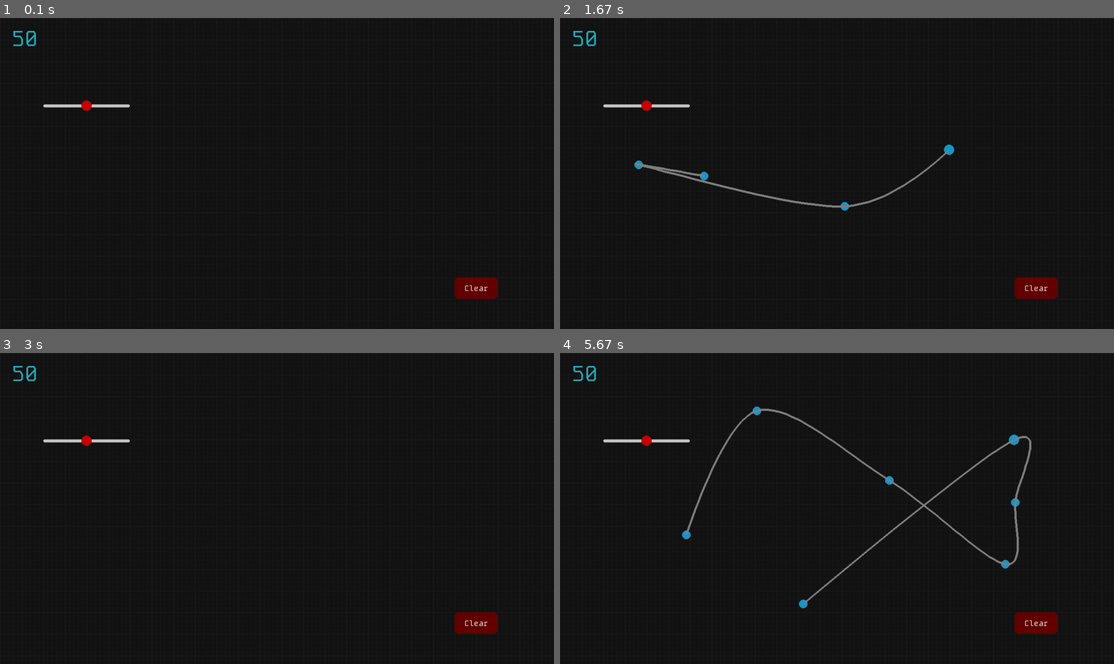
Above: before the commit, frames 1-4 (two rows, left to right).
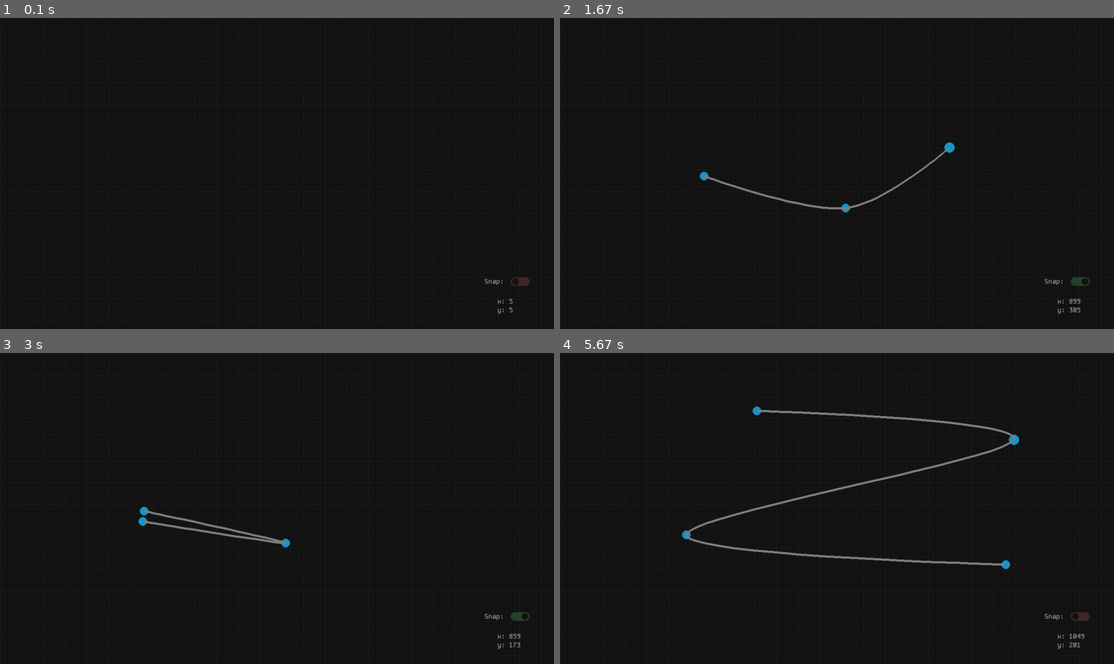
Above: after the commit, the same moments.

Repository: Raphael-W/Racing-Line
Game: pygame game, started from Software/main.py
Same seed, same stepped clock (60 frames per second), same inputs: the game is played once before the commit and once after it.
Inputs (mouse positions are in pixels of both pictures, inside the frame that each line leads up to):
- Up to frame 1 (0.1 s): no input
- Up to frame 2 (1.67 s): press the mouse at (837, 195) at 0.37 s; move the mouse to (770, 185) at 0.47 s; release the mouse at (704, 176) at 0.6 s; press the mouse at (1080, 282) at 0.7 s; move the mouse to (859, 223) at 0.8 s; release the mouse at (637, 164) at 0.93 s; click (842, 204) at 1.05 s; click (947, 148) at 1.38 s
- Up to frame 3 (3 s): press the mouse at (387, 483) at 1.7 s; move the mouse to (265, 502) at 1.8 s; release the mouse at (138, 520) at 1.93 s; press the mouse at (520, 617) at 2.03 s; move the mouse to (504, 505) at 2.13 s; release the mouse at (487, 393) at 2.27 s; press the mouse at (520, 617) at 2.37 s; move the mouse to (310, 527) at 2.47 s; release the mouse at (99, 440) at 2.6 s; press the mouse at (493, 617) at 2.7 s; move the mouse to (432, 520) at 2.8 s; release the mouse at (371, 427) at 2.93 s
- Up to frame 4 (5.67 s): press the mouse at (1080, 617) at 3.03 s; move the mouse to (942, 611) at 3.13 s; release the mouse at (803, 604) at 3.27 s; press the mouse at (848, 542) at 3.37 s; move the mouse to (748, 514) at 3.47 s; release the mouse at (654, 486) at 3.6 s; press the mouse at (1080, 617) at 3.7 s; move the mouse to (1047, 558) at 3.8 s; release the mouse at (1014, 502) at 3.93 s; press the mouse at (704, 520) at 4.03 s; move the mouse to (853, 542) at 4.13 s; release the mouse at (1003, 564) at 4.27 s; press the mouse at (1080, 617) at 4.37 s; move the mouse to (986, 548) at 4.47 s; release the mouse at (886, 480) at 4.6 s; press the mouse at (704, 511) at 4.7 s; move the mouse to (731, 461) at 4.8 s; release the mouse at (753, 412) at 4.93 s; press the mouse at (704, 511) at 5.03 s; move the mouse to (692, 524) at 5.13 s; release the mouse at (687, 533) at 5.27 s; press the mouse at (654, 486) at 5.37 s; move the mouse to (831, 464) at 5.47 s; release the mouse at (1014, 440) at 5.6 s

The runs differ from the first frame. In frame 1, 1.0% of the frame differs, in the area x 2-96%, y 4-96%; in frame 2, 1.8%; in frame 3, 1.5%; in frame 4, 3.4%.

Commit message:
Added switch and snapping

Diff:
--- a/Software/main.py
+++ b/Software/main.py
@@ -28,9 +28,11 @@
     track.points = []
 
 UILayer = Layer("UI", 0)
-testButton = Button(UILayer, screen, pygame, "MonoFont.ttf", (1050, 600), (100, 50), "Clear",18, (100, 0, 0), testButtonPress)
-testLabel = Label(UILayer, screen, pygame, "MonoFont.ttf", 50, (30, 30), "Racing Line Finder", (40, 174, 191))
-testSlider = Slider(UILayer, screen, pygame, "MonoFont.ttf", 18, "Size", (200, 200, 200), (200, 0, 0), (100, 200), 1, 200, (0, 100), (0, 0), 50)
+mouseCoordsX = Label(UILayer, screen, pygame, "MonoFont.ttf", 15, (1150, 650), "", (200, 200, 200))
+mouseCoordsY = Label(UILayer, screen, pygame, "MonoFont.ttf", 15, (1150, 670), "", (200, 200, 200))
+
+magneticSwitch = Switch(UILayer, screen, pygame, "MonoFont.ttf", (200, 200, 200), (1180, 600), 0.8, value = False)
+magneticLabel = Label(UILayer, screen, pygame, "MonoFont.ttf", 15, (1120, 604), "Snap:", (200, 200, 200))
 
 def drawGrid(offset, frequency, lineWidth, lineColor):
     columns = math.ceil(screenWidth/ frequency)
@@ -91,11 +93,12 @@
             if event.key == pygame.K_z and pygame.key.get_mods() & pygame.KMOD_LCTRL and pygame.key.get_mods() & pygame.KMOD_LSHIFT:
                 track.redo()
 
-    track.update(mousePosX - offsetPosition[0], mousePosY - offsetPosition[1], screenWidth , screenHeight, screenBorder, pygame, offsetPosition)
+    track.update(mousePosX - offsetPosition[0], mousePosY - offsetPosition[1], screenWidth , screenHeight, screenBorder, pygame, offsetPosition, magneticSwitch.value)
     track.draw(programColours, screen, pygame, offsetPosition)
 
-    testLabel.text = str(testSlider.value)
-    UILayer.display(mousePosX, mousePosY)
+    mouseCoordsX.text = ("x: " + str(mousePosX - offsetPosition[0]))
+    mouseCoordsY.text = ("y: " + str(mousePosY - offsetPosition[1]))
+    UILayer.display()
 
     pygame.display.flip()
     clock.tick(120) #Refresh Rate
--- a/Software/pygameUIElements.py
+++ b/Software/pygameUIElements.py
@@ -13,7 +13,7 @@
         self.boundingBox = pygame.Rect(0, 0, 0, 0)
         layer.add(self)
 
-    def update(self, mouseX, mouseY):
+    def update(self):
         pass
 
     def display(self):
@@ -39,7 +39,7 @@
         self.baseColour = colour
         self.hoverColour = (colour[0] - 15, colour[1], colour[2])
 
-    def update(self, mouseX, mouseY):
+    def update(self):
         mousePos = self.pygame.mouse.get_pos()
         self.mouseHovering = (((self.posX + self.width / 2) + ((self.width / 2) + 2) > mousePos[0] > (self.posX + self.width / 2) - ((self.width / 2) + 2)) and
                               ((self.posY + self.height / 2) + ((self.height / 2) + 2) > mousePos[1] > (self.posY + self.height / 2) - ((self.height / 2) + 2)))
@@ -74,7 +74,7 @@
         self.font.render_to(self.screen, (self.posX, self.posY), self.text, self.colour)
 
 class Slider (UIElement): #Use label class for label
-    def __init__(self, layer, screen, pygame, font, fontSize, text, barColour, handleColour, pos, size, length, valueRange, localLabelPos, value = 0, action = None):
+    def __init__(self, layer, screen, pygame, font, fontSize, text, barColour, handleColour, pos, size, length, valueRange, value = 0, action = None):
         super().__init__(layer, screen, pygame, font, fontSize, text, barColour, pos)
 
         self.barColour = barColour
@@ -82,7 +82,6 @@
         self.size = size
         self.length = length
         self.valueRange = valueRange
-        self.localLabelPos = localLabelPos
 
         self.mouseHovering = False
         self.handleX = (self.length / (self.valueRange[1] - self.valueRange[0])) * value
@@ -93,7 +92,8 @@
         self.value = value
         self.action = action
 
-    def update(self, mouseX, mouseY):
+    def update(self):
+        mouseX, mouseY = self.pygame.mouse.get_pos()
         self.handleSize = 12 * self.size
         self.boundingBox = self.pygame.Rect(self.posX + self.handleX - self.handleSize, self.posY - (self.handleSize * 0.75), self.handleSize * 2, self.handleSize * 2)
         self.mouseHovering = (((self.posX + self.handleX) + (self.handleSize + 2) > mouseX > (self.posX + self.handleX) - (self.handleSize + 2)) and
@@ -123,16 +123,57 @@
 
         self.pygame.draw.circle(self.screen, self.handleColour, (self.posX + self.handleX, self.posY + (7 * self.size) / 2), self.handleSize)
 
-class CheckBox: #Use label class for label
-    def __init__(self, screen, pygame, pos, size, text, localLabelPos, value = False, action = None):
-        self.screen = screen
-        self.pos = pos
+class Switch (UIElement): #Use label class for label
+    def __init__(self, layer, screen, pygame, font, colour, pos, size, value = True, action = None):
+        super().__init__(layer, screen, pygame, font, 0, "", colour, pos)
+
         self.size = size
-        self.text = text
-        self.localLabelPos = localLabelPos
-
         self.value = value
         self.action = action
+
+        self.barWidth = 0
+        self.barHeight = 0
+
+        self.mouseHovering = False
+        self.pointSelected = False
+        self.mouseDownLast = False
+
+    def update(self):
+        self.barWidth = 55 * self.size
+        self.barHeight = 25 * self.size
+        mouseX, mouseY = self.pygame.mouse.get_pos()
+
+        self.mouseHovering = ((self.posX + self.barWidth > mouseX > self.posX) and (self.posY + self.barHeight > mouseY > self.posY))
+
+        if self.mouseHovering:
+            #self.colour = self.hoverColour
+            self.pointSelected = self.mouseHovering and self.pygame.mouse.get_pressed()[0] and not self.mouseDownLast
+        else:
+            #self.colour = self.baseColour
+            pass
+
+        if self.pointSelected:
+            self.value = not(self.value)
+            self.pointSelected = False
+
+        if self.value:
+            self.colour = (41, 66, 43)
+        else:
+            self.colour = (66, 41, 41)
+
+        self.mouseDownLast = self.pygame.mouse.get_pressed()[0]
+
+    def display(self):
+        self.boundingBox = self.pygame.Rect(self.posX, self.posY, self.barWidth, self.barHeight)
+        self.pygame.draw.rect(self.screen, self.colour, self.boundingBox, 0, 100)
+
+        if self.value:
+            circleOffset = (self.barWidth / 2)
+        else:
+            circleOffset = 0
+
+        self.pygame.draw.circle(self.screen, (20, 20, 20), (self.posX + (self.barWidth / 4) + circleOffset, self.posY + (self.barHeight / 2)), 10 * self.size)
+
 
 class Layer:
     def __init__(self, name, number):
@@ -143,9 +184,9 @@
     def add(self, UIElement):
         self.elements.append(UIElement)
 
-    def display(self, mouseX, mouseY):
+    def display(self):
         for element in self.elements:
-            element.update(mouseX, mouseY)
+            element.update()
             element.display()
 
     def mouseOnLayer(self, mousePos):
--- a/Software/spline.py
+++ b/Software/spline.py
@@ -57,7 +57,7 @@
         return self.posX, self.posY
 
     #Calculates whether mouse is hovering, and whether user has selected point
-    def update(self, mousePosX, mousePosY, screenWidth, screenHeight, screenBorder, pygame, offset):
+    def update(self, mousePosX, mousePosY, screenWidth, screenHeight, screenBorder, pygame, offset, snap):
         self.mouseHovering = ((self.posX + (self.size + 2) > mousePosX > self.posX - (self.size + 2)) and
                                (self.posY + (self.size + 2) > mousePosY > self.posY - (self.size + 2)))
 
@@ -69,12 +69,15 @@
         if not pygame.mouse.get_pressed()[0]:
             self.pointSelected = False
 
+        if snap: roundValue = -1
+        else: roundValue = 0
+
         if self.pointSelected:
             if screenBorder - offset[0] < mousePosX < screenWidth - screenBorder - offset[0]:
-                self.posX = mousePosX
+                self.posX = round(mousePosX, roundValue)
 
             if screenBorder - offset[1] < mousePosY < screenHeight - screenBorder - offset[1]:
-                self.posY = mousePosY
+                self.posY = round(mousePosY, roundValue)
 
         if not self.pointSelected:
             self.pointSelected = self.mouseHovering and pygame.mouse.get_pressed()[0] and not self.mouseDownLast
@@ -156,7 +159,7 @@
                 t = tInt / resolution
                 self.splinePoints[tInt] = (calculateSpline(self.returnPointCoords(), t))
 
-    def update(self, mousePosX, mousePosY, screenWidth, screenHeight, screenBorder, pygame, offset):
+    def update(self, mousePosX, mousePosY, screenWidth, screenHeight, screenBorder, pygame, offset, snap):
         self.pointsSelected = [point for point in self.points if point.pointSelected]
 
         self.mouseHovering = None
@@ -164,7 +167,7 @@
             if point.mouseHovering: self.mouseHovering = self.points.index(point)
 
         for point in self.points:
-            point.update(mousePosX, mousePosY, screenWidth, screenHeight, screenBorder, pygame, offset)
+            point.update(mousePosX, mousePosY, screenWidth, screenHeight, screenBorder, pygame, offset, snap)
 
         if len(self.pointsSelected) > 0:
             self.computeSpline(updatePoints = [self.points.index(point) for point in self.pointsSelected])
